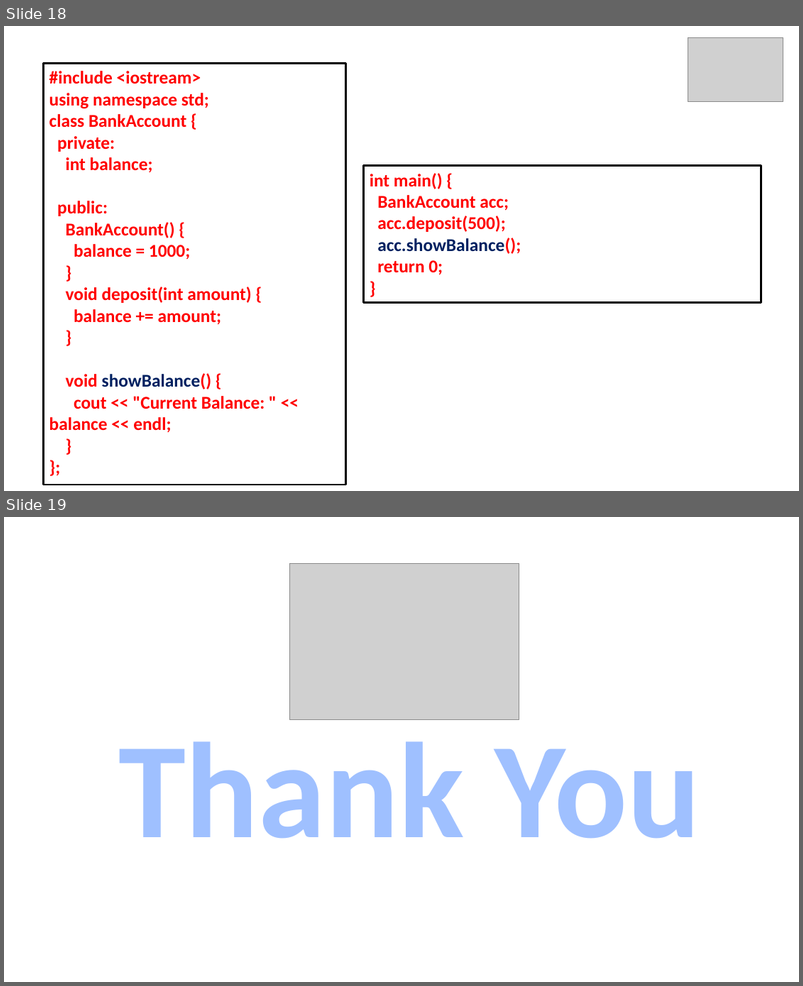
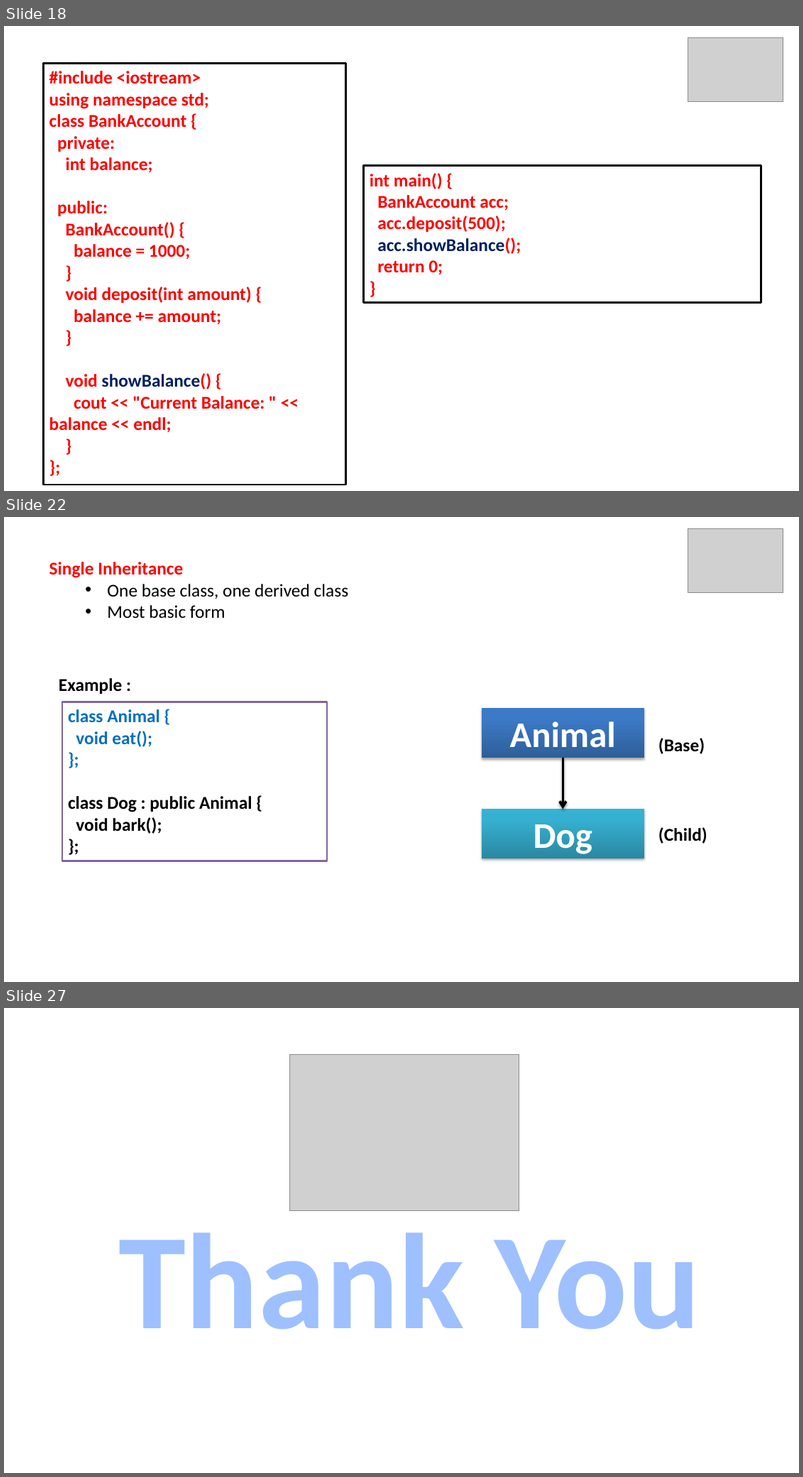
Before and after one commit to ParthasarathiSwain/C-plus-plus-Tutorial, a slide deck: Day 19/OOP.pptx. Shown one above the other, each under a label of ours: slides 18 and 19 before the commit, slides 18, 22 and 27 after it; the slides between them are not shown. The pictures are 803x986 and 803x1477 pixels, drawn with LibreOffice and Linux fonts; fonts in the diff are those of the drawing; grey boxes stand for pictures. Boxes give left, top, right and bottom in pixels: in the first picture for what was removed or moved away, otherwise in the second. Text is boxed around its words. In the diff, an @@ line names an element or a change of style, - is before the commit and + after.

```diff
--- a/Day 19/OOP.pptx
+++ b/Day 19/OOP.pptx
@@ slide 22 added at [4,517,799,982], background #FFFFFF @@
@@ picture added at [688,529,784,592] @@
@@ text added at [49,562,349,619], 22 pt, text #000000 @@
+Single Inheritance
+  • One base class, one derived class
+  • Most basic form
@@ text added at [59,678,122,694], 22 pt, text #000000, bold @@
+Example :
@@ rectangle added at [62,702,327,861], fill #FFFFFF, outline #8064A2 2 pt, 22 pt, text #000000, bold @@
+class Animal {
+void eat();
+};
+class Dog : public Animal {
+void bark();
+};
@@ rectangle added at [482,708,644,758], fill gradient #2F5F99 to #3D7CC7 to #3A7CCB, 44 pt, text #FFFFFF, bold @@
+Animal
@@ text added at [659,738,705,754], 22 pt, text #000000, bold @@
+(Base)
@@ arrow added from (563, 758) to (563, 810), #000000 3 pt @@
@@ rectangle added at [482,810,644,859], fill gradient #2A88A2 to #37B1D2 to #34B4D6, 44 pt, text #FFFFFF, bold @@
+Dog
@@ text added at [659,827,708,844], 22 pt, text #000000, bold @@
+(Child)
@@ what was slide 19 is now slide 27 @@
```
Also in this commit, not shown: 1 slide changed, 7 other slides added, 13 other files.
